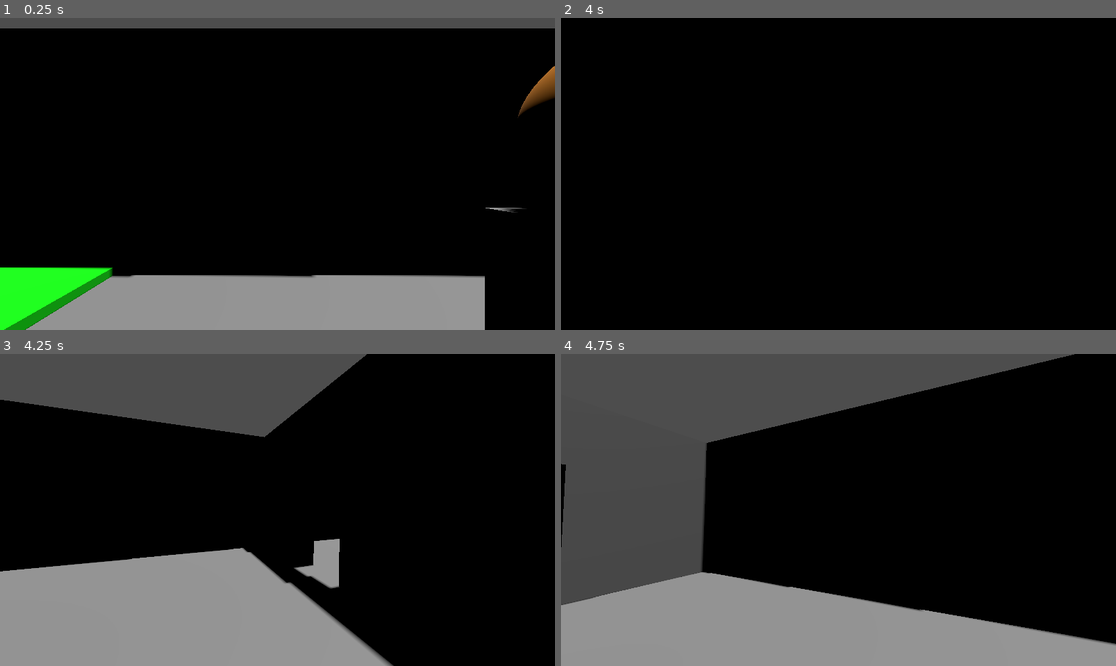
Above: before the commit, frames 1-4 (two rows, left to right).
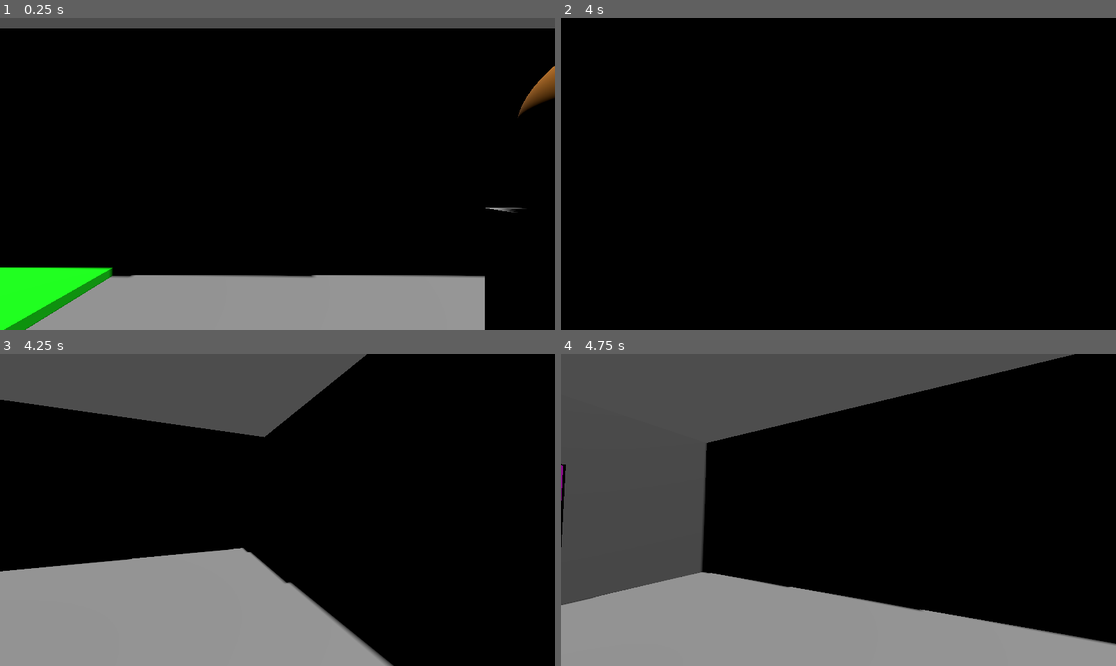
Above: after the commit, the same moments.

Repository: Joan986532/JamAFlot2026
Game: Godot game, scene res://scenes/main.tscn
Two runs of this game, one before a commit and one after it. Both use one fixed random seed, a clock stepped at 60 frames per second and the inputs below.
Inputs (mouse positions are in pixels of both pictures, inside the frame that each line leads up to):
- Up to frame 1 (0.25 s): no input
- Up to frame 2 (4 s): tap Enter (ui_accept) at 0.5, 0.77, 1.52, 3.02, 3.77 s; move the mouse to (866, 174) at 0.52 s; press the mouse at (866, 174) at 0.53 s; hold W (input_forward) from 0.53 s (still down); move the mouse to (810, 174) at 1.27 s; release the mouse at (810, 174) at 1.28 s; click (810, 174) at 1.35 s; move the mouse to (849, 167) at 2.02 s; press the mouse at (849, 167) at 2.03 s; move the mouse to (832, 180) at 2.77 s; release the mouse at (832, 180) at 2.78 s; click (832, 180) at 2.85 s; move the mouse to (877, 177) at 3.52 s; press the mouse at (877, 177) at 3.53 s
- Up to frame 3 (4.25 s): keep holding W (input_forward)
- Up to frame 4 (4.75 s): keep holding W (input_forward); move the mouse to (794, 506) at 4.27 s; release the mouse at (794, 506) at 4.28 s; click (794, 506) at 4.35 s; tap Enter (ui_accept) at 4.52 s

Frames 1-2 are identical in both runs. In frame 3, 0.8% of the frame differs, in the area x 52-62%, y 59-76%; in frame 4, less than 0.1%.

Commit message:
add doors in the rooms

Diff:
--- a/jam-a-flot-godot/scenes/door.tscn
+++ b/jam-a-flot-godot/scenes/door.tscn
@@ -9,8 +9,8 @@
 [sub_resource type="StandardMaterial3D" id="StandardMaterial3D_ekmla"]
 albedo_color = Color(1, 0, 1, 1)
 
-[sub_resource type="ConvexPolygonShape3D" id="ConvexPolygonShape3D_hpvv5"]
-points = PackedVector3Array(0.075, 0.99, 0.49, -0.075, 0.99, 0.49, 0.075, -0.99, 0.49, 0.075, 0.99, -0.49, -0.075, 0.99, -0.49, -0.075, -0.99, 0.49, 0.075, -0.99, -0.49, -0.075, -0.99, -0.49)
+[sub_resource type="BoxShape3D" id="BoxShape3D_5f452"]
+size = Vector3(0.15, 1.904729, 0.80441403)
 
 [node name="door" type="Node3D" unique_id=1535484363]
 
@@ -23,16 +23,16 @@
 
 [node name="RigidBody3D" type="RigidBody3D" parent="." unique_id=1269341844]
 transform = Transform3D(1, 0, 0, 0, 1, 0, 0, 0, 1, 0, 1.4048219, -0.6403147)
-mass = 10.0
+mass = 5.0
 
 [node name="MeshInstance3D" type="MeshInstance3D" parent="RigidBody3D" unique_id=1275652760]
 transform = Transform3D(1, 0, 0, 0, 1, 0, 0, 0, 1, 0, 0, -0.03178394)
 mesh = SubResource("BoxMesh_rpeva")
 surface_material_override/0 = SubResource("StandardMaterial3D_ekmla")
 
-[node name="CollisionShape3D" type="CollisionShape3D" parent="RigidBody3D" unique_id=1004689276]
-transform = Transform3D(1, 0, 0, 0, 1, 0, 0, 0, 1, 0, 0, -0.03178394)
-shape = SubResource("ConvexPolygonShape3D_hpvv5")
+[node name="CollisionShape3D2" type="CollisionShape3D" parent="RigidBody3D" unique_id=92137904]
+transform = Transform3D(1, 0, 0, 0, 1, 0, 0, 0, 1, 0, 0.016507626, -0.08771169)
+shape = SubResource("BoxShape3D_5f452")
 
 [node name="HingeJoint3D" type="HingeJoint3D" parent="." unique_id=894602452]
 transform = Transform3D(1, 0, 0, 0, -4.371139e-08, -1, 0, 1, -4.371139e-08, 0, 1.302585, -0.1646663)
--- a/jam-a-flot-godot/scenes/main.tscn
+++ b/jam-a-flot-godot/scenes/main.tscn
@@ -1,13 +1,14 @@
 [gd_scene format=3 uid="uid://c75jspcl0bnvr"]
 
 [ext_resource type="PackedScene" uid="uid://b3p2m0dswt7ss" path="res://scenes/room.tscn" id="1_0wfyh"]
-[ext_resource type="Script" uid="uid://ddxw0rnyxe6b7" path="res://scenes/main.gd" id="1_tbgi4"]
-[ext_resource type="PackedScene" uid="uid://ce4vjqselp5eq" path="res://scenes/game_manager.tscn" id="1_tefeu"]
+[ext_resource type="Script" path="res://scenes/main.gd" id="1_tbgi4"]
+[ext_resource type="PackedScene" path="res://scenes/game_manager.tscn" id="1_tefeu"]
 [ext_resource type="PackedScene" uid="uid://b6vjg25xr4k6c" path="res://scenes/character.tscn" id="2_sugp2"]
+[ext_resource type="PackedScene" uid="uid://dwdcumhf4icr7" path="res://scenes/door.tscn" id="2_tbgi4"]
 [ext_resource type="PackedScene" uid="uid://cubkdlmiotlu8" path="res://scenes/static_object.tscn" id="3_sugp2"]
-[ext_resource type="PackedScene" uid="uid://b72x6grkqaaoa" path="res://scenes/corridor.tscn" id="3_tefeu"]
+[ext_resource type="PackedScene" path="res://scenes/corridor.tscn" id="3_tefeu"]
 [ext_resource type="PackedScene" uid="uid://caa7c1rr8w5qa" path="res://scenes/cube.tscn" id="4_jyhfs"]
-[ext_resource type="PackedScene" uid="uid://bdy600fx4bjx5" path="res://scenes/receptacle.tscn" id="5_tbgi4"]
+[ext_resource type="PackedScene" path="res://scenes/receptacle.tscn" id="5_tbgi4"]
 
 [node name="Node3D" type="Node3D" unique_id=523509601]
 script = ExtResource("1_tbgi4")
@@ -21,8 +22,20 @@
 
 [node name="Room" parent="." unique_id=463186992 instance=ExtResource("1_0wfyh")]
 
+[node name="door" parent="Room" unique_id=1535484363 instance=ExtResource("2_tbgi4")]
+transform = Transform3D(1, 0, 0, 0, 1, 0, 0, 0, 1, -3.9647756, -0.40830404, 0.6752944)
+
+[node name="door2" parent="Room" unique_id=1667558292 instance=ExtResource("2_tbgi4")]
+transform = Transform3D(1, 0, 0, 0, 1, 0, 0, 0, 1, 3.9759035, -0.40881935, 0.68271583)
+
 [node name="Room2" parent="." unique_id=500258555 instance=ExtResource("1_0wfyh")]
 transform = Transform3D(-1, 0, -8.742278e-08, 0, 1, 0, 8.742278e-08, 0, -1, 0, 0, -20.587929)
+
+[node name="door" parent="Room2" unique_id=2032579001 instance=ExtResource("2_tbgi4")]
+transform = Transform3D(1, 0, 0, 0, 1, 0, 0, 0, 1, -3.9814994, -0.40587285, 0.6691017)
+
+[node name="door2" parent="Room2" unique_id=377712990 instance=ExtResource("2_tbgi4")]
+transform = Transform3D(1, 0, 0, 0, 1, 0, 0, 0, 1, 4.0109563, -0.40317005, 0.6725941)
 
 [node name="Corridor" parent="." unique_id=1088568126 instance=ExtResource("3_tefeu")]
 transform = Transform3D(-4.371139e-08, 0, 1, 0, 1, 0, -1, 0, -4.371139e-08, 0, 0, -10.288575)
